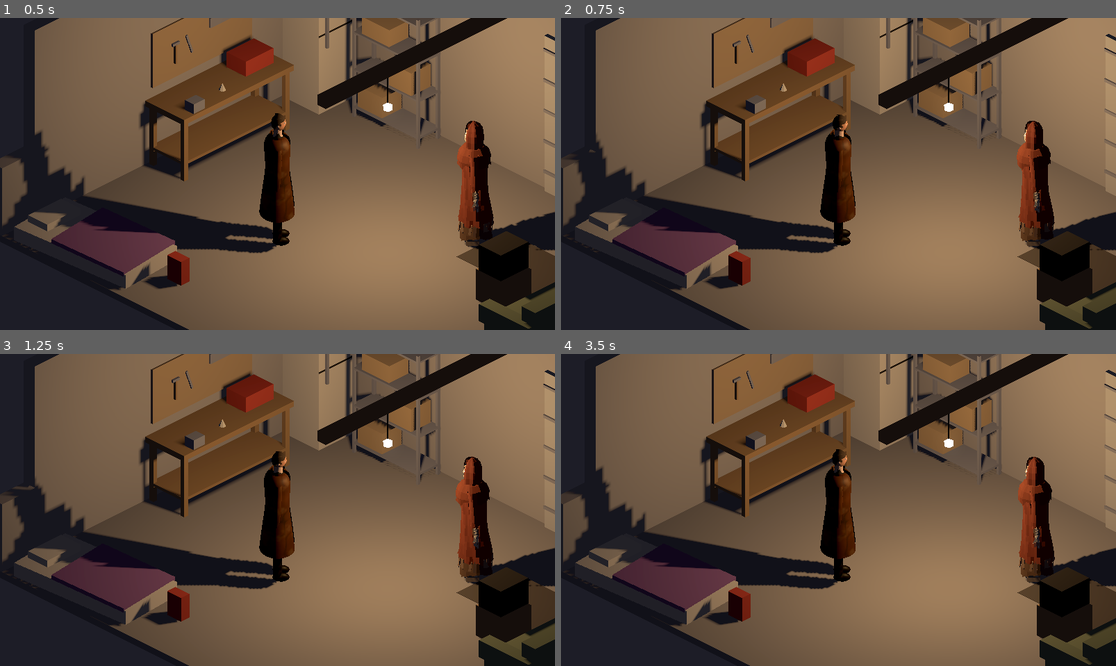
Above: before the commit, frames 1-4 (two rows, left to right).
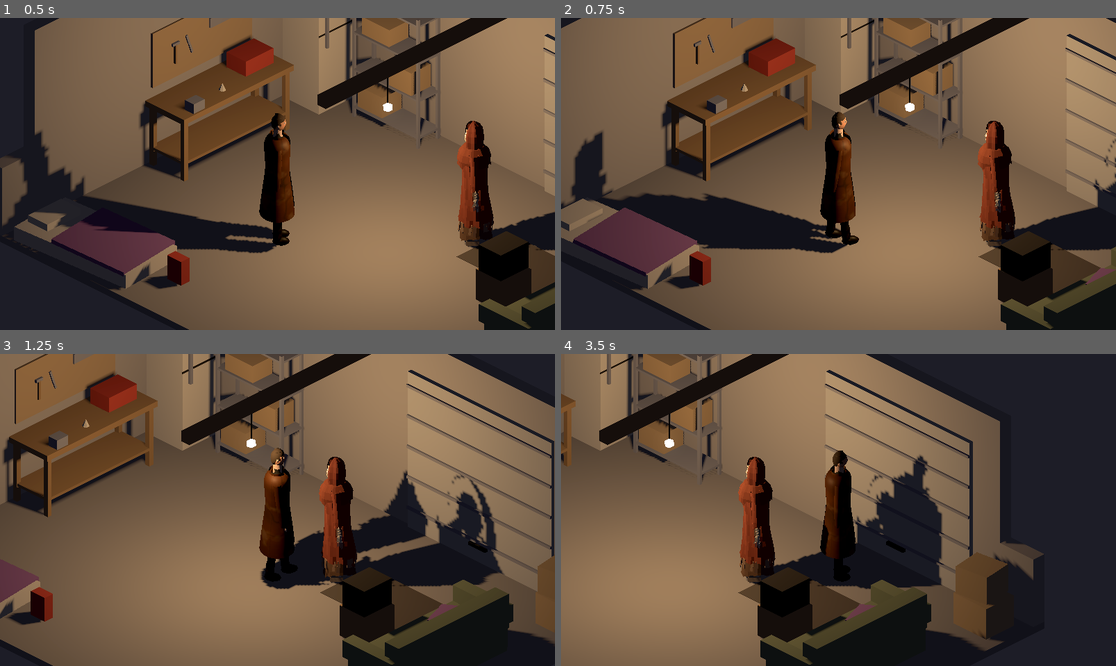
Above: after the commit, the same moments.

Repository: klhall1987/eldritch-tactics
Game: Godot game, scene res://scenes/main.tscn
The game is run twice, just before and just after one commit, with the same random seed, the same clock (stepped at 60 frames per second) and the same inputs.
Inputs (mouse positions are in pixels of both pictures, inside the frame that each line leads up to):
- Up to frame 1 (0.5 s): no input
- Up to frame 2 (0.75 s): tap Enter at 0.5 s; move the mouse to (960, 158) at 0.52 s; hold D (move_right, bound only after the commit) from 0.53 s (still down); hold Shift from 0.53 s (still down); click (960, 158) at 0.67 s
- Up to frame 3 (1.25 s): keep holding D (move_right, bound only after the commit); keep holding Shift
- Up to frame 4 (3.5 s): release D (move_right, bound only after the commit) at 1.25 s; release Shift at 1.25 s; drag from (727, 525) to (810, 572) at 1.27 s; move the mouse to (894, 441) at 2.02 s; hold D (move_right, bound only after the commit) 2.03-2.75 s; tap Ctrl at 2.1 s; drag from (810, 572) to (672, 463) at 2.77 s

Frame 1 is identical in both runs. In frame 2, 36% of the frame differs, in the area x 0-100%, y 0-100%; in frame 3, 72%; in frame 4, 83%.

Commit message:
First pass on movement

Diff:
--- a/project.godot
+++ b/project.godot
@@ -13,3 +13,30 @@
 config/name="Eldritch Tactics"
 run/main_scene="res://scenes/main.tscn"
 config/features=PackedStringArray("4.7", "Forward Plus")
+
+[input]
+
+move_up={
+"deadzone": 0.2,
+"events": [Object(InputEventKey,"resource_local_to_scene":false,"resource_name":"","device":-1,"window_id":0,"alt_pressed":false,"shift_pressed":false,"ctrl_pressed":false,"meta_pressed":false,"pressed":false,"keycode":0,"physical_keycode":87,"key_label":0,"unicode":119,"location":0,"echo":false,"script":null)
+, Object(InputEventKey,"resource_local_to_scene":false,"resource_name":"","device":-1,"window_id":0,"alt_pressed":false,"shift_pressed":false,"ctrl_pressed":false,"meta_pressed":false,"pressed":false,"keycode":0,"physical_keycode":4194320,"key_label":0,"unicode":0,"location":0,"echo":false,"script":null)
+]
+}
+move_down={
+"deadzone": 0.2,
+"events": [Object(InputEventKey,"resource_local_to_scene":false,"resource_name":"","device":-1,"window_id":0,"alt_pressed":false,"shift_pressed":false,"ctrl_pressed":false,"meta_pressed":false,"pressed":false,"keycode":0,"physical_keycode":83,"key_label":0,"unicode":115,"location":0,"echo":false,"script":null)
+, Object(InputEventKey,"resource_local_to_scene":false,"resource_name":"","device":-1,"window_id":0,"alt_pressed":false,"shift_pressed":false,"ctrl_pressed":false,"meta_pressed":false,"pressed":false,"keycode":0,"physical_keycode":4194322,"key_label":0,"unicode":0,"location":0,"echo":false,"script":null)
+]
+}
+move_left={
+"deadzone": 0.2,
+"events": [Object(InputEventKey,"resource_local_to_scene":false,"resource_name":"","device":-1,"window_id":0,"alt_pressed":false,"shift_pressed":false,"ctrl_pressed":false,"meta_pressed":false,"pressed":false,"keycode":0,"physical_keycode":65,"key_label":0,"unicode":97,"location":0,"echo":false,"script":null)
+, Object(InputEventKey,"resource_local_to_scene":false,"resource_name":"","device":-1,"window_id":0,"alt_pressed":false,"shift_pressed":false,"ctrl_pressed":false,"meta_pressed":false,"pressed":false,"keycode":0,"physical_keycode":4194319,"key_label":0,"unicode":0,"location":0,"echo":false,"script":null)
+]
+}
+move_right={
+"deadzone": 0.2,
+"events": [Object(InputEventKey,"resource_local_to_scene":false,"resource_name":"","device":-1,"window_id":0,"alt_pressed":false,"shift_pressed":false,"ctrl_pressed":false,"meta_pressed":false,"pressed":false,"keycode":0,"physical_keycode":68,"key_label":0,"unicode":100,"location":0,"echo":false,"script":null)
+, Object(InputEventKey,"resource_local_to_scene":false,"resource_name":"","device":-1,"window_id":0,"alt_pressed":false,"shift_pressed":false,"ctrl_pressed":false,"meta_pressed":false,"pressed":false,"keycode":0,"physical_keycode":4194321,"key_label":0,"unicode":0,"location":0,"echo":false,"script":null)
+]
+}
--- a/scenes/main.tscn
+++ b/scenes/main.tscn
@@ -6,6 +6,11 @@
 [ext_resource type="PackedScene" uid="uid://c5mx8nhifwxod" path="res://assets/models/characters/cultist.glb" id="4_cultist"]
 [ext_resource type="Script" path="res://scripts/follow_camera.gd" id="5_follow"]
 [ext_resource type="Script" path="res://scripts/flicker_light.gd" id="6_flicker"]
+[ext_resource type="Script" path="res://scripts/player.gd" id="7_player"]
+
+[sub_resource type="CapsuleShape3D" id="CapsuleShape3D_player"]
+radius = 0.25
+height = 1.8
 
 [sub_resource type="Environment" id="Environment_garage"]
 background_mode = 1
@@ -23,8 +28,15 @@
 
 [node name="Garage" parent="." instance=ExtResource("2_garage")]
 
-[node name="Detective" parent="." instance=ExtResource("3_detective")]
+[node name="Player" type="CharacterBody3D" parent="."]
 transform = Transform3D(-0.707107, 0, 0.707107, 0, 1, 0, -0.707107, 0, -0.707107, -1.2, 0, 0.6)
+script = ExtResource("7_player")
+
+[node name="CollisionShape3D" type="CollisionShape3D" parent="Player"]
+transform = Transform3D(1, 0, 0, 0, 1, 0, 0, 0, 1, 0, 0.9, 0)
+shape = SubResource("CapsuleShape3D_player")
+
+[node name="Detective" parent="Player" instance=ExtResource("3_detective")]
 
 [node name="Cultist" parent="." instance=ExtResource("4_cultist")]
 transform = Transform3D(0.707107, 0, -0.707107, 0, 1, 0, 0.707107, 0, 0.707107, 0.6, 0, -1.2)
@@ -44,4 +56,4 @@
 size = 4.0
 far = 100.0
 script = ExtResource("5_follow")
-target_path = NodePath("../Detective")
+target_path = NodePath("../Player/Detective")
--- a/scripts/main.gd
+++ b/scripts/main.gd
@@ -1,9 +1,9 @@
 extends Node3D
-## The game's root scene: the garage, with the detective and a cultist standing in it.
+## The game's root scene: the garage, with the detective (moved by Player) and a cultist in it.
 
 
 func _ready() -> void:
-	for character: Node in [$Detective, $Cultist]:
+	for character: Node in [$Player/Detective, $Cultist]:
 		var player := character.find_children("*", "AnimationPlayer", true, false)[0] as AnimationPlayer
 		player.play("idle")
 	# BulbLight sits inside the bulb mesh: if the bulb (or its cord) cast shadows, they would
--- /dev/null
+++ b/scripts/player.gd
@@ -0,0 +1,47 @@
+extends CharacterBody3D
+## The player: walks the detective (its child) around the floor with WASD or the arrow keys, in
+## eight directions relative to the screen, turning to face where he walks. Plays `walk` while
+## moving and `idle` when stopped.
+
+## Walking speed in metres per second.
+@export var speed := 2.5
+## How quickly he turns to face his direction of travel (higher is snappier).
+@export var turn_rate := 15.0
+
+var _animation: AnimationPlayer
+
+
+func _ready() -> void:
+	var players := find_children("*", "AnimationPlayer", true, false)
+	_animation = players[0] if not players.is_empty() else null
+
+
+func _physics_process(delta: float) -> void:
+	# Input.get_vector already caps the length at 1, so diagonals aren't faster.
+	var input := Input.get_vector("move_left", "move_right", "move_up", "move_down")
+	var direction := _screen_to_floor(input)
+	velocity = direction * speed
+	move_and_slide()
+
+	var moving := direction.length() > 0.01
+	if moving:
+		var target := atan2(direction.x, direction.z)  # the model faces its +Z (MODEL_FRONT)
+		rotation.y = lerp_angle(rotation.y, target, 1.0 - exp(-turn_rate * delta))
+	_play("walk" if moving else "idle")
+
+
+## Turns a screen-space input (x right, y down) into a direction on the floor, using the current
+## camera: up on screen is away from the camera, right is the camera's right.
+func _screen_to_floor(input: Vector2) -> Vector3:
+	var camera := get_viewport().get_camera_3d()
+	if camera == null or input == Vector2.ZERO:
+		return Vector3.ZERO
+	var basis := camera.global_transform.basis
+	var forward := Vector3(-basis.z.x, 0, -basis.z.z).normalized()
+	var right := Vector3(basis.x.x, 0, basis.x.z).normalized()
+	return right * input.x - forward * input.y
+
+
+func _play(clip: StringName) -> void:
+	if _animation != null and _animation.current_animation != clip:
+		_animation.play(clip)
Not shown: 1 places in scenes/main.tscn that only renumber resources
Not shown, added: scripts/player.gd.uid
